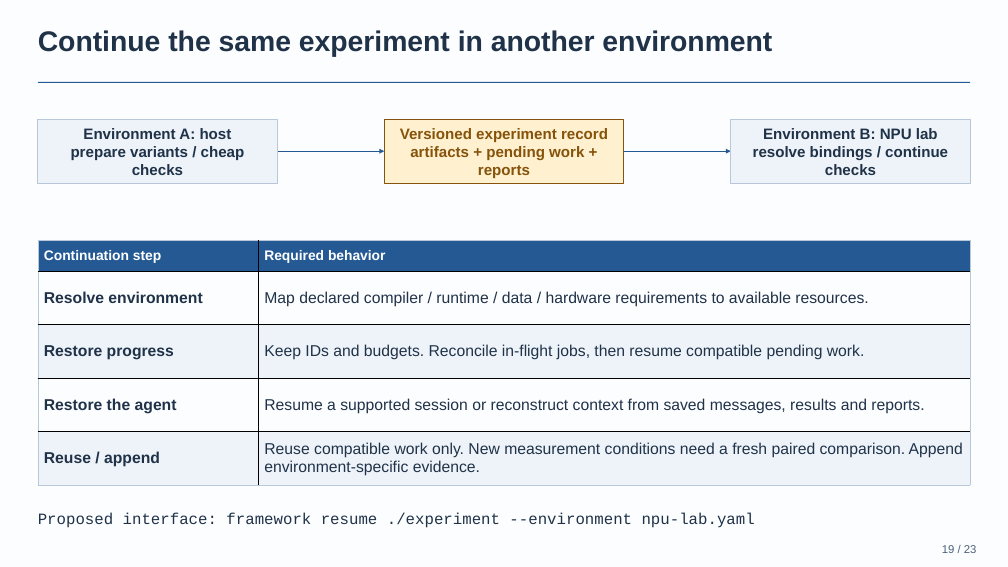
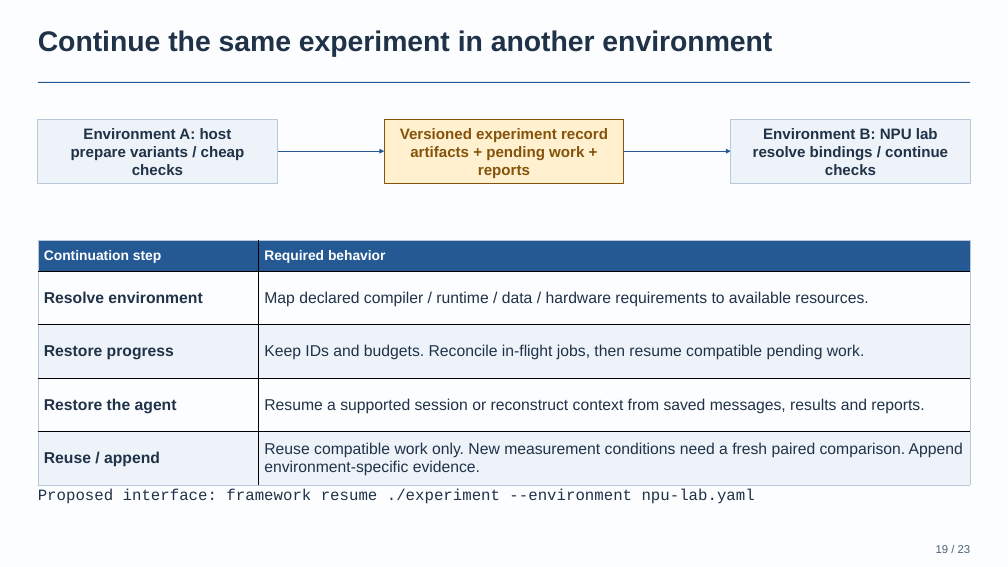
Before and after one commit to BonZirka/ascend-npu-optimization-research, a slide deck: slide 19 of output/ascend-optimization-pitch/ascend-optimization-technical.pptx. Drawn at 1008x567 pixels with LibreOffice and Linux fonts; fonts in the diff are those of the drawing. Boxes give left, top, right and bottom in pixels: in the first picture for what was removed or moved away, otherwise in the second. Text is boxed around its words. In the diff, an @@ line names an element or a change of style, - is before the commit and + after.

Commit message:
Align technical slides to a shared content grid
Apply consistent title and footer coordinates, establish a shared content boundary, and keep slide numbering in a separate footer zone.

```diff
--- a/output/ascend-optimization-pitch/ascend-optimization-technical.pptx
+++ b/output/ascend-optimization-pitch/ascend-optimization-technical.pptx
@@ text "Proposed interface: framework resume ./experiment ...": place and size @@
-text "Proposed interface: framework resume ./experiment ..." at [38,512,755,528]
+text "Proposed interface: framework resume ./experiment ..." at [38,489,755,504]
@@ text "19 / 23": place and size @@
-text "19 / 23" at [942,545,977,553]
+text "19 / 23" at [936,545,971,553]
```
Also in this commit, not shown: 22 other slides changed, 9 other files.
